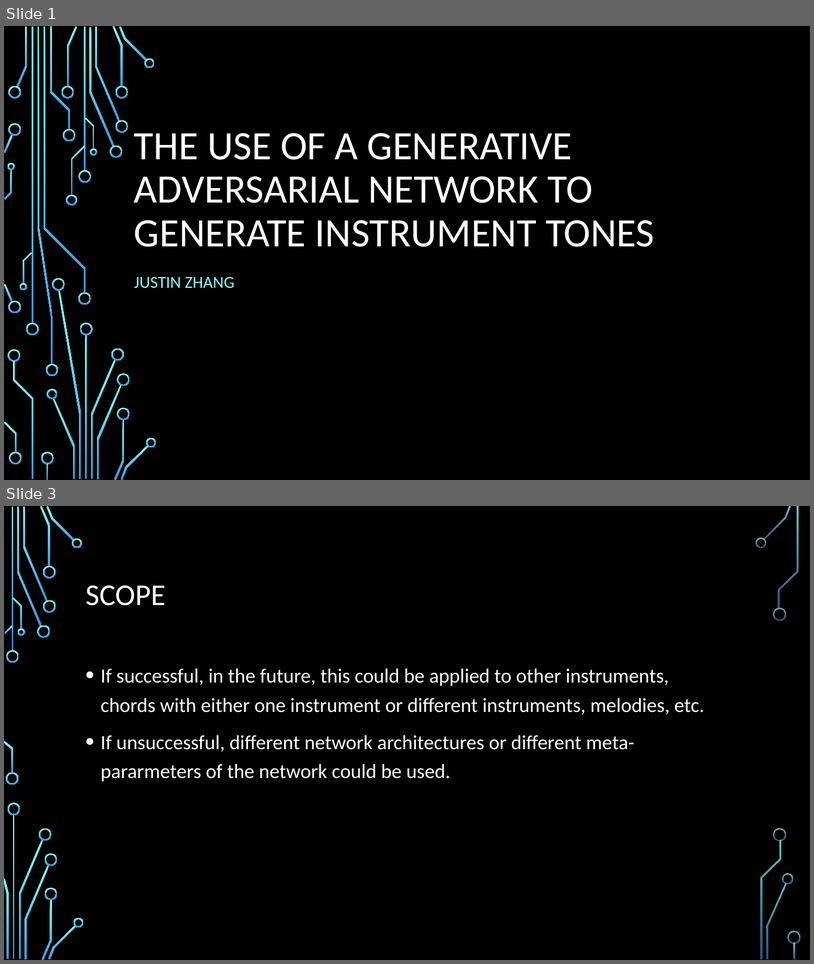
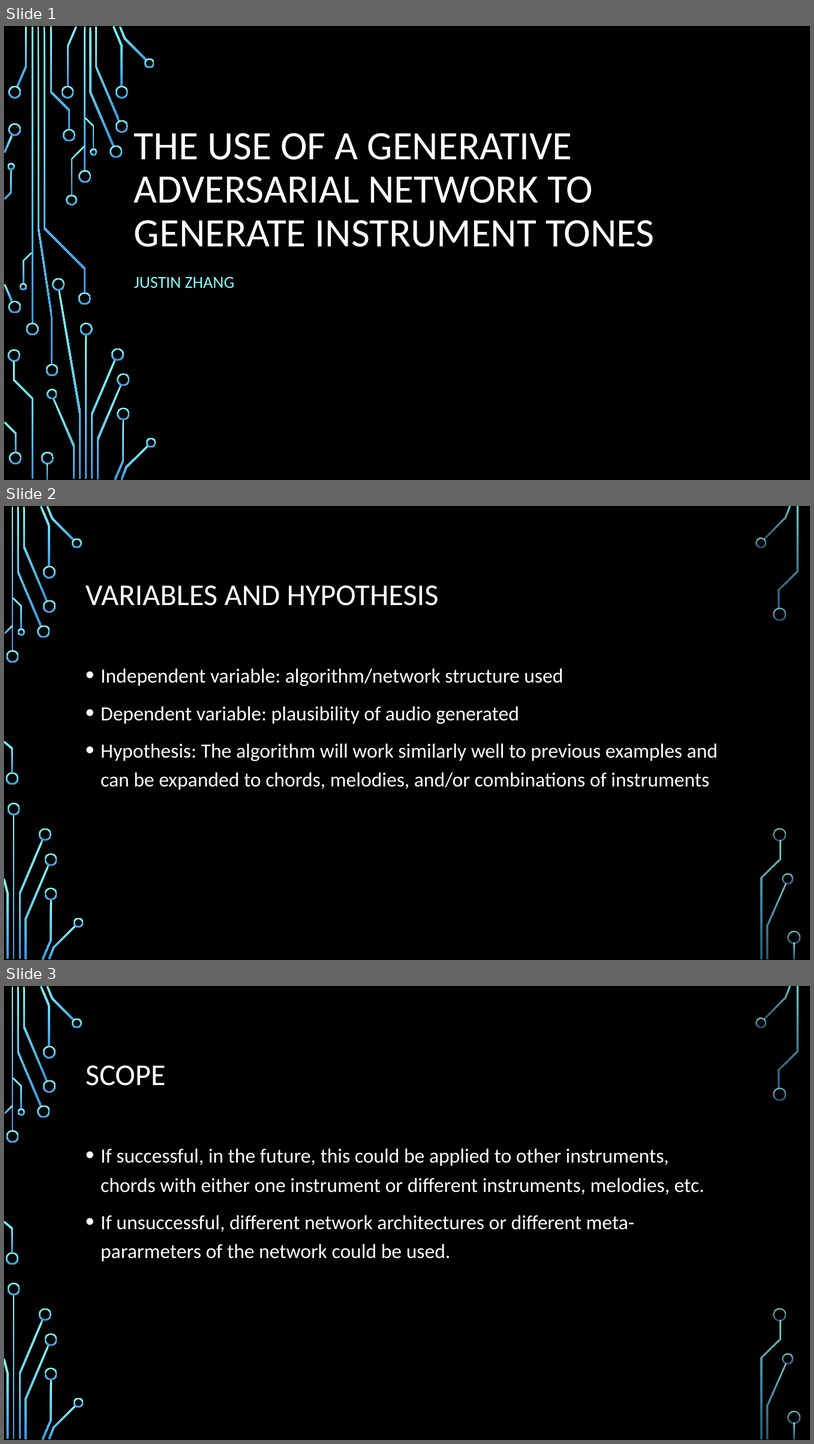
Before and after one commit to tinzh/machine-learning-tone-generation, a slide deck: firstPresentationWithDigitalFlowchart.pptx. Shown one above the other, each under a label of ours: slides 1 and 3 before the commit, slides 1, 2 and 3 after it; the slides between them are not shown. The pictures are 814x964 and 814x1444 pixels, drawn with LibreOffice and Linux fonts; fonts in the diff are those of the drawing; background and template pictures are left out. Boxes give left, top, right and bottom in pixels: in the first picture for what was removed or moved away, otherwise in the second. Text is boxed around its words. In the diff, an @@ line names an element or a change of style, - is before the commit and + after.

```diff
--- a/firstPresentationWithDigitalFlowchart.pptx
+++ b/firstPresentationWithDigitalFlowchart.pptx
@@ slide 2 added at [4,506,810,960], background picture (left out); not listed: 36 template elements that a slide beside it also shows @@
@@ title added at [86,585,439,606], 36 pt, text #FFFFFF @@
+VARIABLES AND HYPOTHESIS
@@ text added at [101,668,718,790], 24 pt, text #FFFFFF @@
+• Independent variable: algorithm/network structure used
+• Dependent variable: plausibility of audio generated
+• Hypothesis: The algorithm will work similarly well to previous examples and can be expanded to chords, melodies, and/or combinations of instruments
```
Also in this commit, not shown: 1 slide changed, 3 other slides added.
